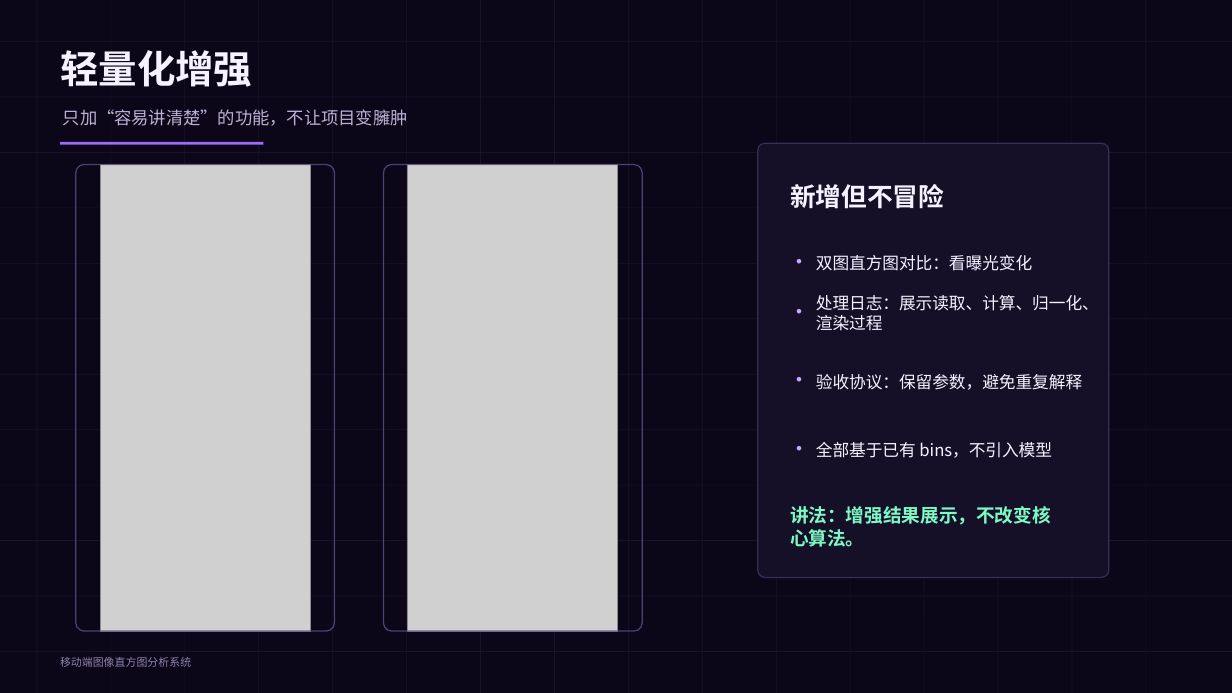
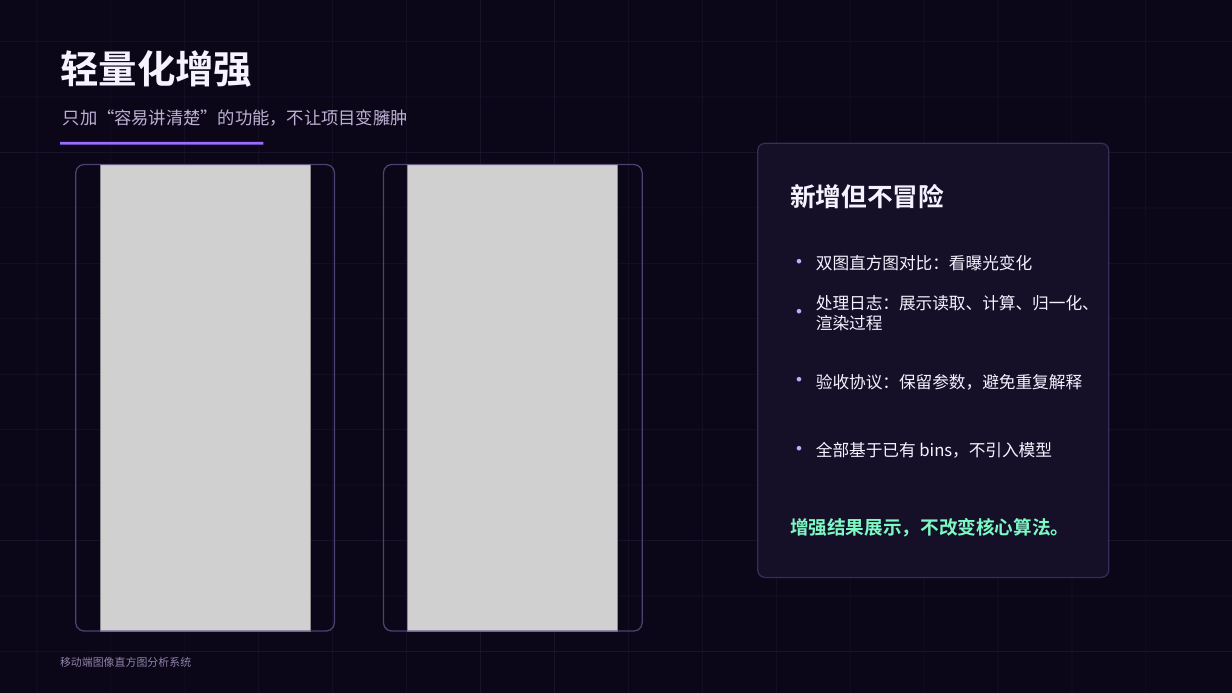
Before and after one commit to Yinjia-Chen/mobile-image-histogram-analyzer, a slide deck: slide 9 of docs/mobile_histogram_defense.pptx. Drawn at 1232x693 pixels with LibreOffice and Linux fonts; fonts in the diff are those of the drawing; grey boxes stand for pictures. Boxes give left, top, right and bottom in pixels: in the first picture for what was removed or moved away, otherwise in the second. Text is boxed around its words. In the diff, an @@ line names an element or a change of style, - is before the commit and + after.

```diff
--- a/docs/mobile_histogram_defense.pptx
+++ b/docs/mobile_histogram_defense.pptx
@@ text at (790,518,1070,537): text changed @@
-讲法：增强结果展示，不改变核心算法。
+增强结果展示，不改变核心算法。
```
Also in this commit, not shown: 1 other file.
